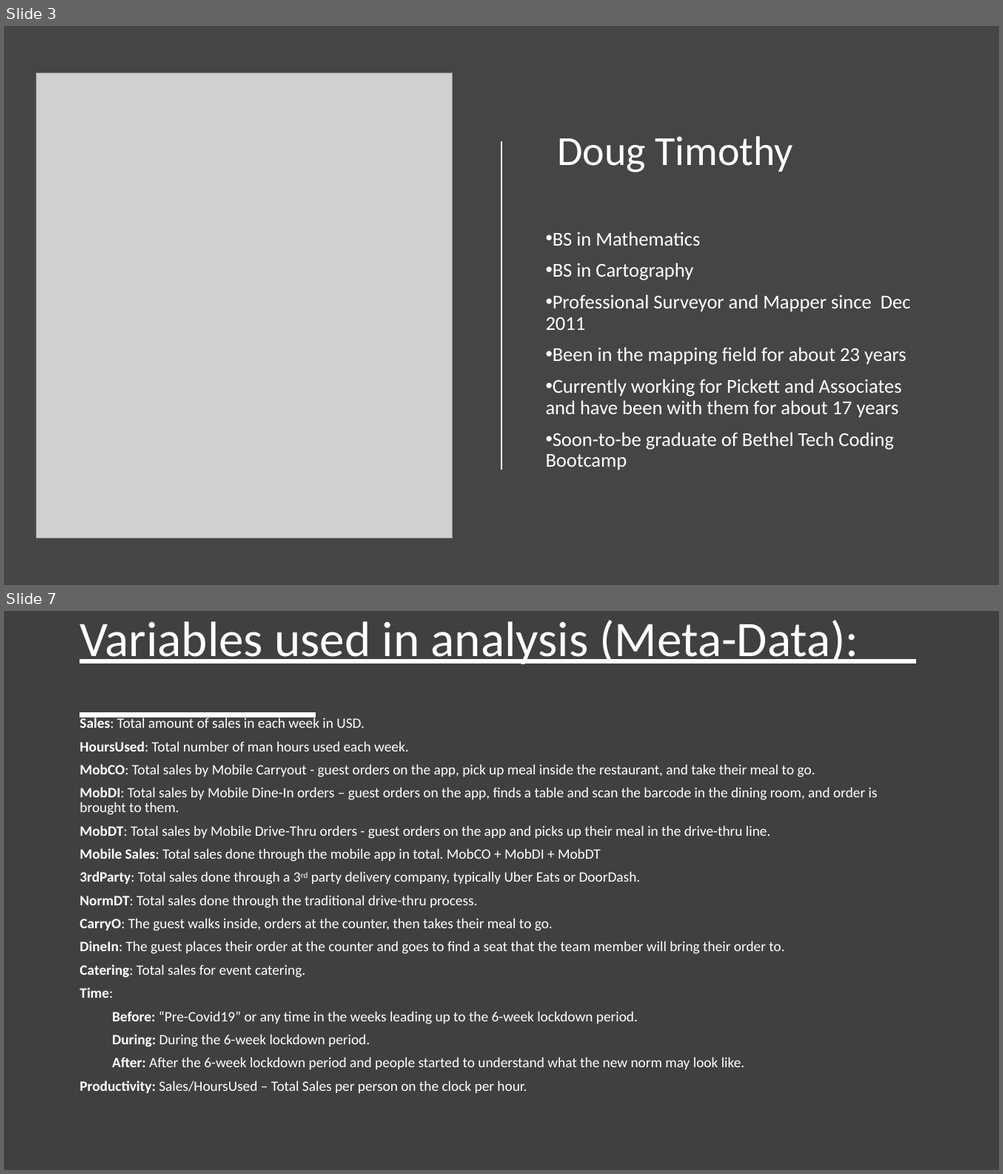
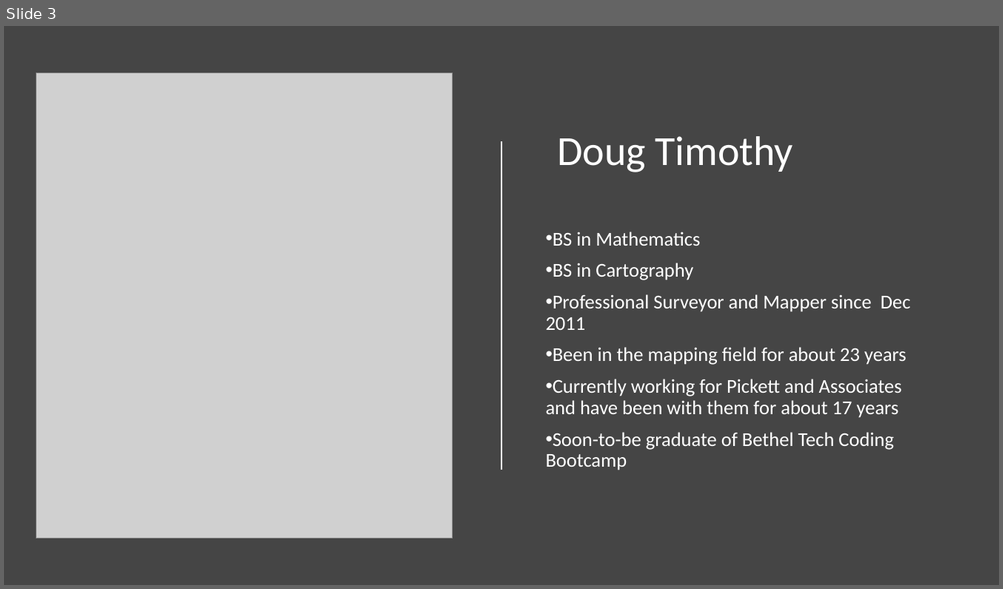
Before and after one commit to East-Coast-Collaboration/Final-Project, a slide deck: Presentation.pptx. Shown one above the other, each under a label of ours: slides 3 and 7 before the commit, slide 3 after it; the slides between them are not shown. The pictures are 1003x1174 and 1003x589 pixels, drawn with LibreOffice and Linux fonts; fonts in the diff are those of the drawing; grey boxes stand for pictures. Boxes give left, top, right and bottom in pixels: in the first picture for what was removed or moved away, otherwise in the second. Text is boxed around its words. In the diff, an @@ line names an element or a change of style, - is before the commit and + after.

```diff
--- a/Presentation.pptx
+++ b/Presentation.pptx
@@ slide 7 removed at <box>4,611,999,1170</box>, background #404040 @@
@@ title removed at <box>79,620,859,664</box> @@
-Variables used in analysis (Meta-Data):
@@ text removed at <box>79,716,877,1093</box> @@
-Sales: Total amount of sales in each week in USD.
-HoursUsed: Total number of man hours used each week.
-MobCO: Total sales by Mobile Carryout - guest orders on the app, pick up meal inside the restaurant, and take their meal to go.
-MobDI: Total sales by Mobile Dine-In orders – guest orders on the app, finds a table and scan the barcode in the dining room, and order is brought to them.
-MobDT: Total sales by Mobile Drive-Thru orders - guest orders on the app and picks up their meal in the drive-thru line.
-Mobile Sales: Total sales done through the mobile app in total. MobCO + MobDI + MobDT
-3rdParty: Total sales done through a 3rd party delivery company, typically Uber Eats or DoorDash.
-NormDT: Total sales done through the traditional drive-thru process.
-CarryO: The guest walks inside, orders at the counter, then takes their meal to go.
-DineIn: The guest places their order at the counter and goes to find a seat that the team member will bring their order to.
-Catering: Total sales for event catering.
-Time:
-Before: “Pre-Covid19” or any time in the weeks leading up to the 6-week lockdown period.
-During: During the 6-week lockdown period.
-After: After the 6-week lockdown period and people started to understand what the new norm may look like.
-Productivity: Sales/HoursUsed – Total Sales per person on the clock per hour.
```
Also in this commit, not shown: 5 slides changed, 3 slides added, 1 other file.
